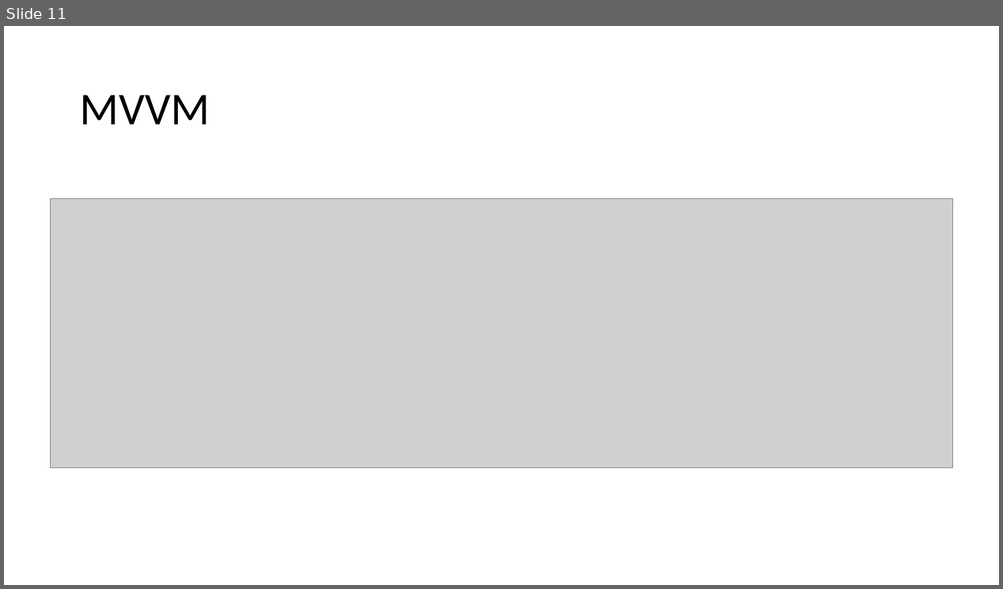
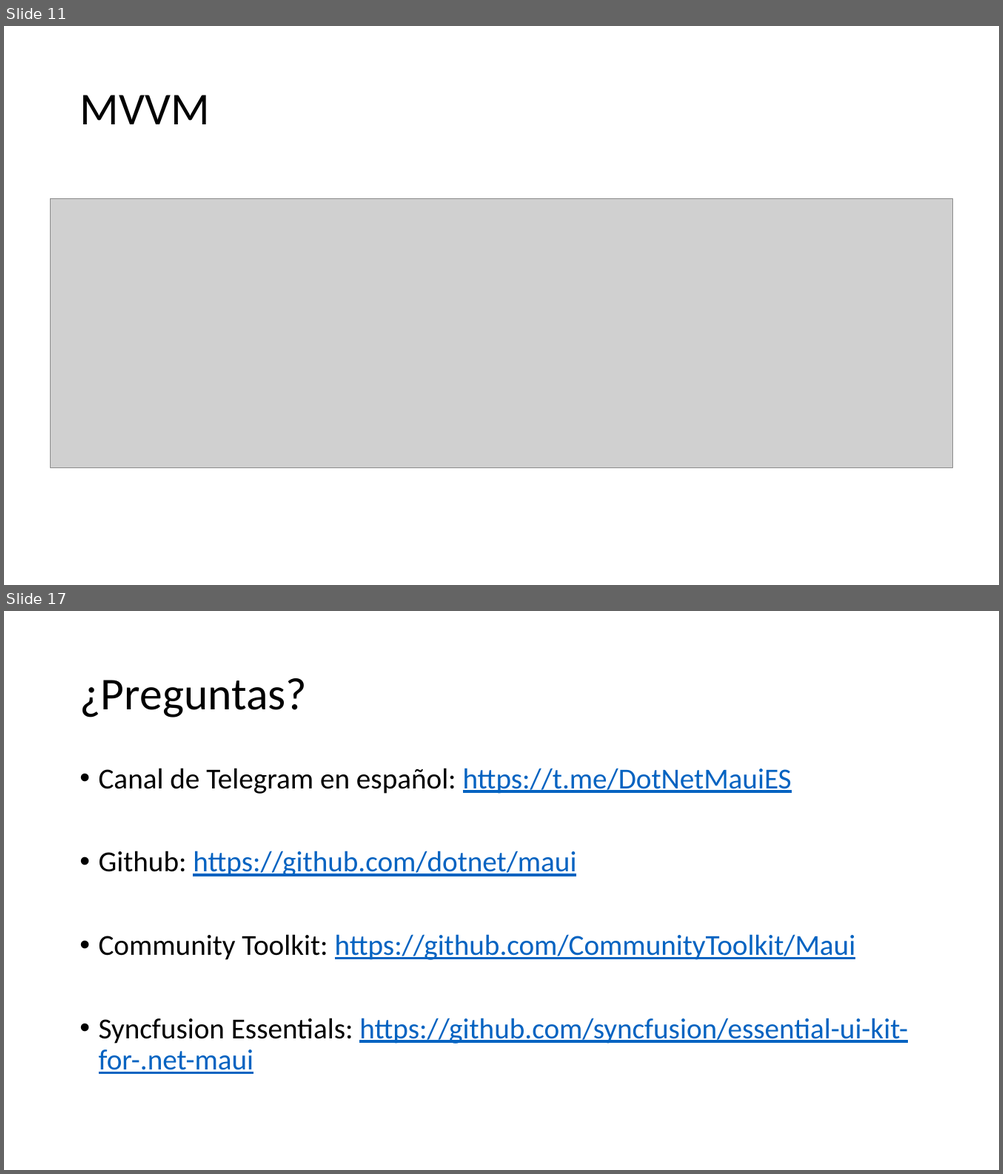
Before and after one commit to marcoablanco/Events, a slide deck: 2026-04 GDG Jerez/DotNet Maui con Android.pptx. Shown one above the other, each under a label of ours: slide 11 before the commit, slides 11 and 17 after it; the slides between them are not shown. The pictures are 1003x589 and 1003x1174 pixels, drawn with LibreOffice and Linux fonts; fonts in the diff are those of the drawing; grey boxes stand for pictures. Boxes give left, top, right and bottom in pixels: in the first picture for what was removed or moved away, otherwise in the second. Text is boxed around its words. In the diff, an @@ line names an element or a change of style, - is before the commit and + after.

```diff
--- a/2026-04 GDG Jerez/DotNet Maui con Android.pptx
+++ b/2026-04 GDG Jerez/DotNet Maui con Android.pptx
@@ slide 17 added at [4,611,999,1170], background #FFFFFF @@
@@ title added at [79,678,307,718], 44 pt, text #000000 @@
+¿Preguntas?
@@ text added at [99,768,908,1074], 28 pt, text #0563C1, underline @@
+• Canal de Telegram en español: https://t.me/DotNetMauiES
+• Github: https://github.com/dotnet/maui
+• Community Toolkit: https://github.com/CommunityToolkit/Maui
+• Syncfusion Essentials: https://github.com/syncfusion/essential-ui-kit-for-.net-maui
```
Also in this commit, not shown: 1 slide changed, 6 other slides added, 37 other files.
